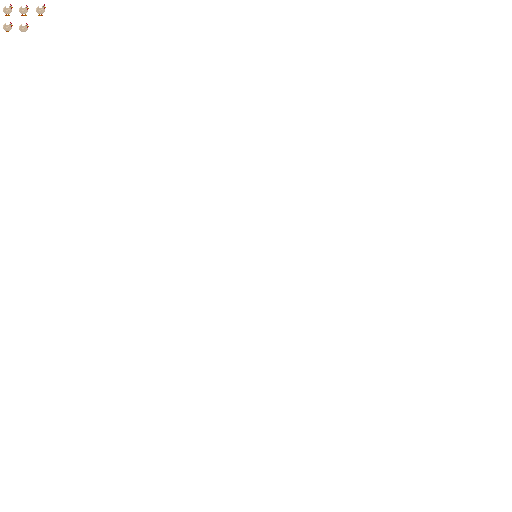
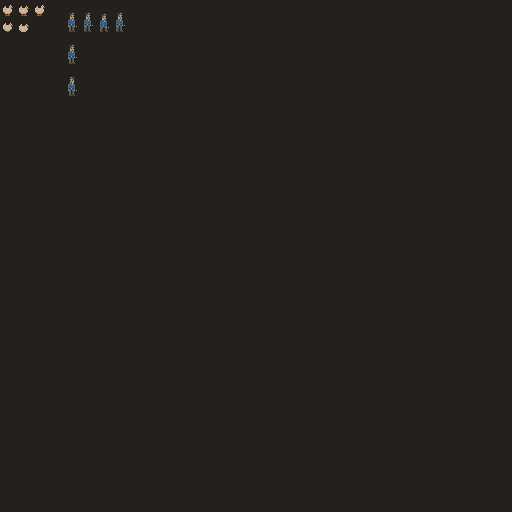
Layered file, before and after one edit (512×512). Changes by layer:
removed layer "Layer 6" over <box>19,23,29,32</box>
removed layer "Layer 5" over <box>3,4,46,32</box>
added group "Guard" with 2 layers above "Chicken" over <box>68,13,125,96</box>
added layer "Layer 17" in group "Guard" over <box>68,45,77,64</box>
added layer "Layer 16" in group "Guard" over <box>68,13,125,96</box>
added group "Chicken" with 1 layers above "Layer 0" over <box>3,4,45,32</box>
added layer "Layer 7" in group "Chicken" over <box>3,4,45,32</box>
showed "Layer 0" over <box>0,0,512,512</box>
